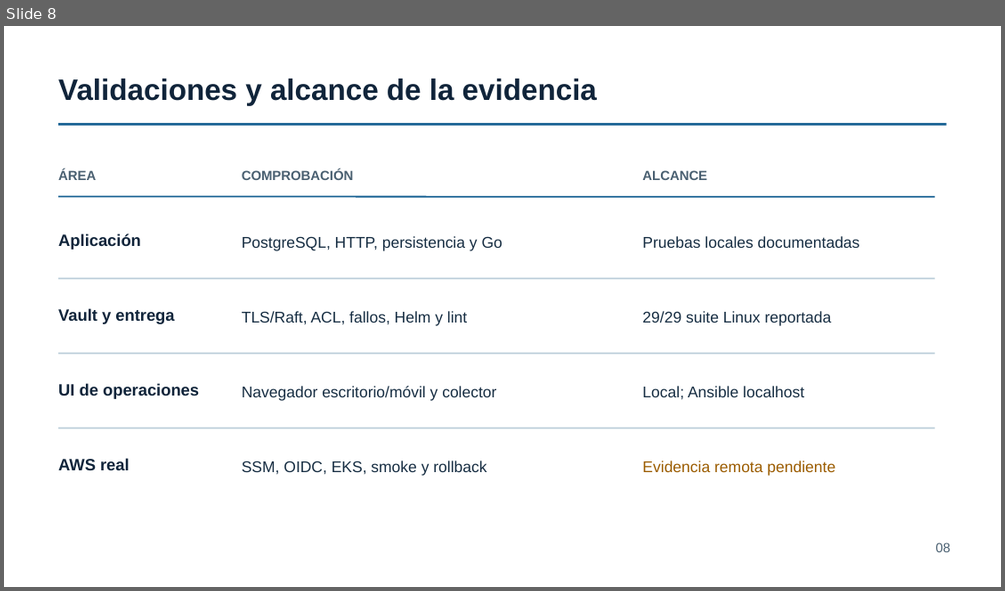
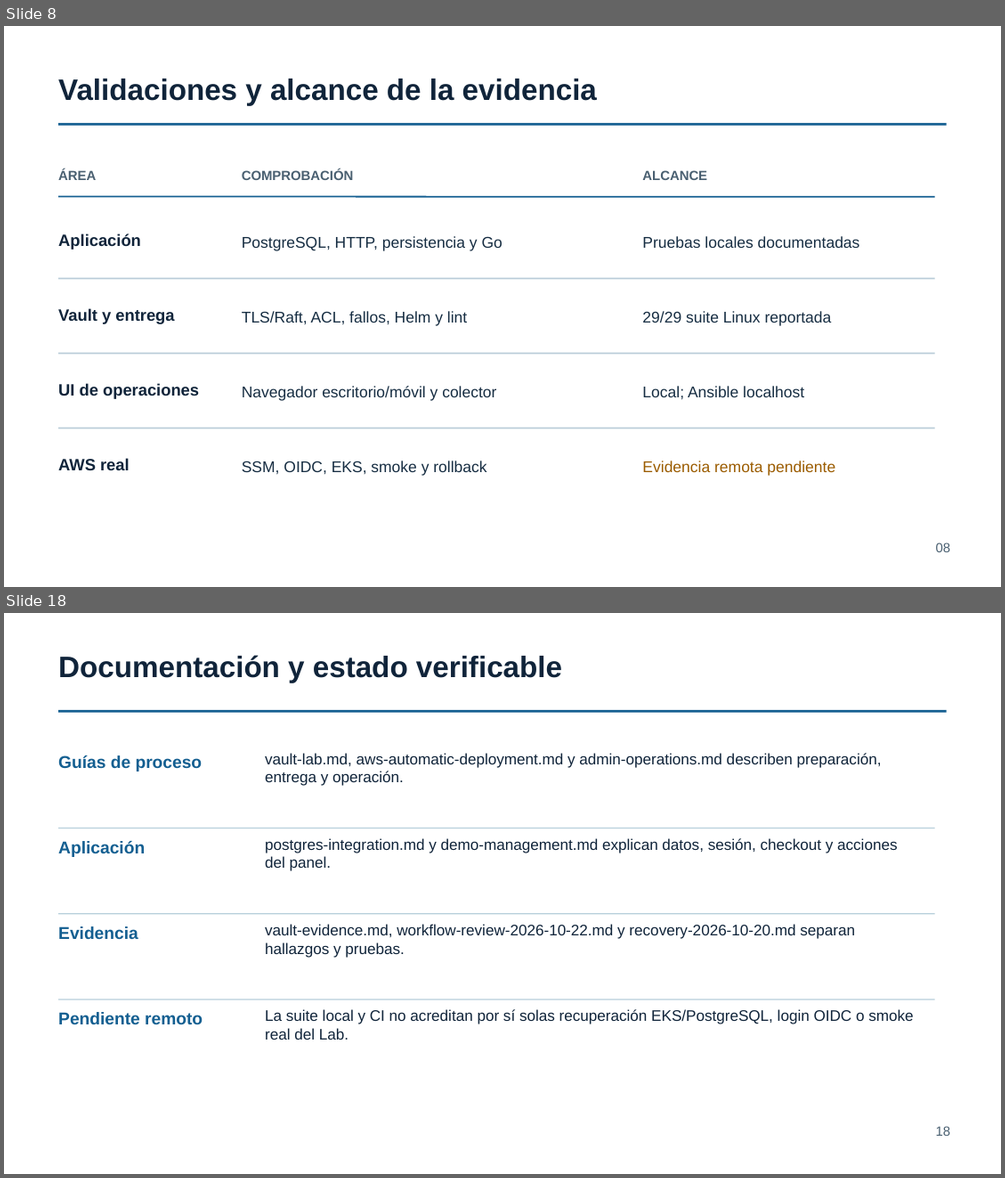
Before and after one commit to Hacket00GTFO/Boutique-Eq4-DevOPS, a slide deck: docs/Boutique-Eq4-Fase3-Seguridad-UI-Validaciones.pptx. Shown one above the other, each under a label of ours: slide 8 before the commit, slides 8 and 18 after it; the slides between them are not shown. The pictures are 1005x591 and 1005x1178 pixels, drawn with LibreOffice and Linux fonts; fonts in the diff are those of the drawing. Boxes give left, top, right and bottom in pixels: in the first picture for what was removed or moved away, otherwise in the second. Text is boxed around its words. In the diff, an @@ line names an element or a change of style, - is before the commit and + after.

```diff
--- a/docs/Boutique-Eq4-Fase3-Seguridad-UI-Validaciones.pptx
+++ b/docs/Boutique-Eq4-Fase3-Seguridad-UI-Validaciones.pptx
@@ slide 18 added at (4,613,1001,1174), background #FFFFFF @@
@@ text added at (58,655,562,683), 28.5 pt, text #10243A, bold @@
+Documentación y estado verificable
@@ line added from (58, 711) to (947, 711), #145F91 2.25 pt @@
@@ text added at (58,755,202,771), 16.5 pt, text #145F91, bold @@
+Guías de proceso
@@ text added at (265,753,882,786), 14.6 pt, text #10243A @@
+vault-lab.md, aws-automatic-deployment.md y admin-operations.md describen preparación, entrega y operación.
@@ line added from (58, 828) to (935, 828), #B7CFDB 0.98 pt @@
@@ text added at (58,841,145,857), 16.5 pt, text #145F91, bold @@
+Aplicación
@@ text added at (265,838,897,871), 14.6 pt, text #10243A @@
+postgres-integration.md y demo-management.md explican datos, sesión, checkout y acciones del panel.
@@ line added from (58, 914) to (935, 914), #B7CFDB 0.98 pt @@
@@ text added at (58,926,138,939), 16.5 pt, text #145F91, bold @@
+Evidencia
@@ text added at (265,924,855,957), 14.6 pt, text #10243A @@
+vault-evidence.md, workflow-review-2026-10-22.md y recovery-2026-10-20.md separan hallazgos y pruebas.
@@ line added from (58, 999) to (935, 999), #B7CFDB 0.98 pt @@
@@ text added at (58,1012,202,1024), 16.5 pt, text #145F91, bold @@
+Pendiente remoto
@@ text added at (265,1009,913,1039), 14.6 pt, text #10243A @@
+La suite local y CI no acreditan por sí solas recuperación EKS/PostgreSQL, login OIDC o smoke real del Lab.
@@ text added at (936,1126,951,1135), 12.8 pt, text #4A6071 @@
+18
```
Also in this commit, not shown: 2 slides changed, 9 other slides added.
